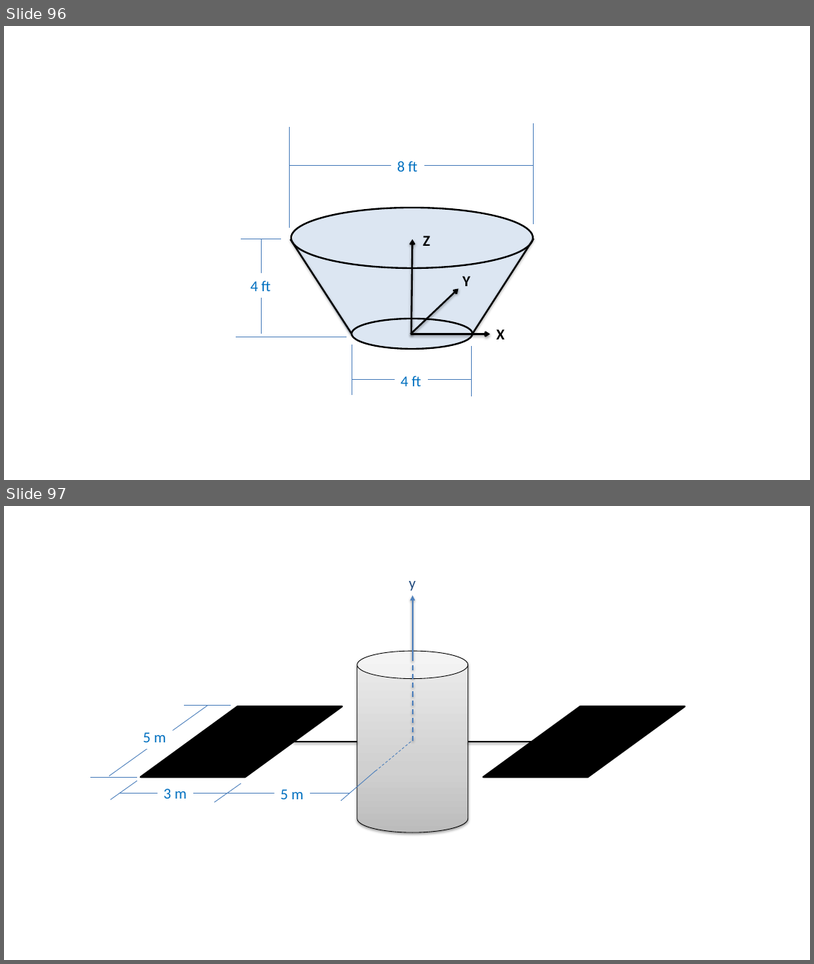
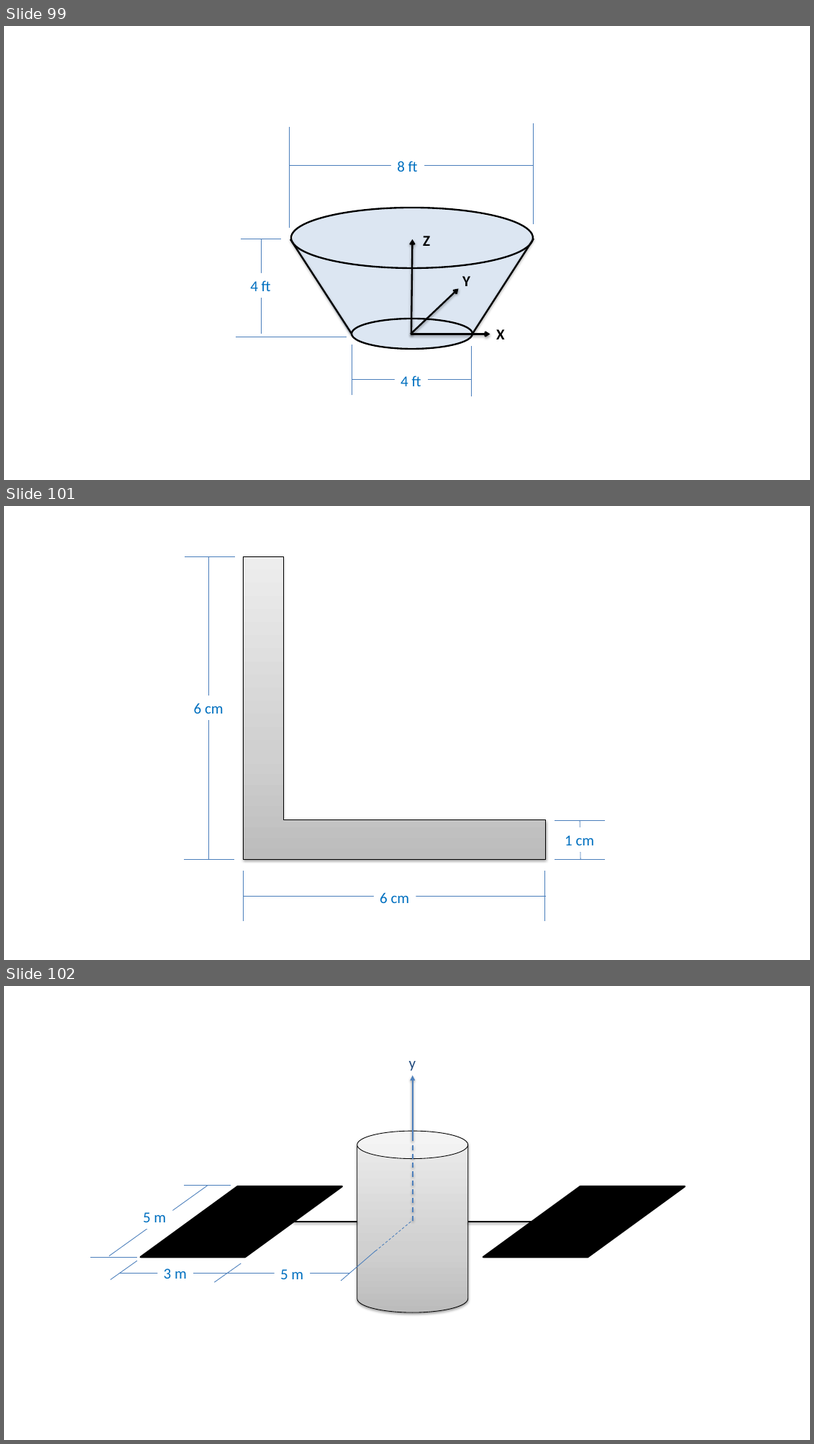
Before and after one commit to JacobMoore/mechanics_textbook, a slide deck: Homework Problems/Homework_Diagrams.pptx. Shown one above the other, each under a label of ours: slides 96 and 97 before the commit, slides 99, 101 and 102 after it; the slides between them are not shown. The pictures are 814x964 and 814x1444 pixels, drawn with LibreOffice and Linux fonts; fonts in the diff are those of the drawing. Boxes give left, top, right and bottom in pixels: in the first picture for what was removed or moved away, otherwise in the second. Text is boxed around its words. In the diff, an @@ line names an element or a change of style, - is before the commit and + after.

```diff
--- a/Homework Problems/Homework_Diagrams.pptx
+++ b/Homework Problems/Homework_Diagrams.pptx
@@ slide 101 added at [4,506,810,960], background #FFFFFF @@
@@ line added from (235, 556) to (184, 556), #4B7EBC 0.75 pt @@
@@ line added from (209, 556) to (209, 859), #4B7EBC 0.75 pt @@
@@ corner added at [244,556,546,859], fill gradient #BDBDBD to #D1D1D1 to #EEEEEE, outline #000000 0.75 pt @@
@@ text added at [194,703,224,713], 18 pt, text #0070C0 @@
+6 cm
@@ line added from (605, 820) to (555, 820), #4B7EBC 0.75 pt @@
@@ line added from (581, 820) to (581, 859), #4B7EBC 0.75 pt @@
@@ text added at [565,835,595,845], 18 pt, text #0070C0 @@
+1 cm
@@ line added from (234, 860) to (184, 860), #4B7EBC 0.75 pt @@
@@ line added from (243, 921) to (243, 870), #4B7EBC 0.75 pt @@
@@ line added from (545, 921) to (545, 870), #4B7EBC 0.75 pt @@
@@ line added from (605, 860) to (555, 860), #4B7EBC 0.75 pt @@
@@ text added at [380,892,410,903], 18 pt, text #0070C0 @@
+6 cm
@@ line added from (244, 896) to (546, 896), #4B7EBC 0.75 pt @@
@@ what was slide 96 is now slide 99 @@
@@ what was slide 97 is now slide 102 @@
```
Also in this commit, not shown: 4 other slides added, 13 other files.
